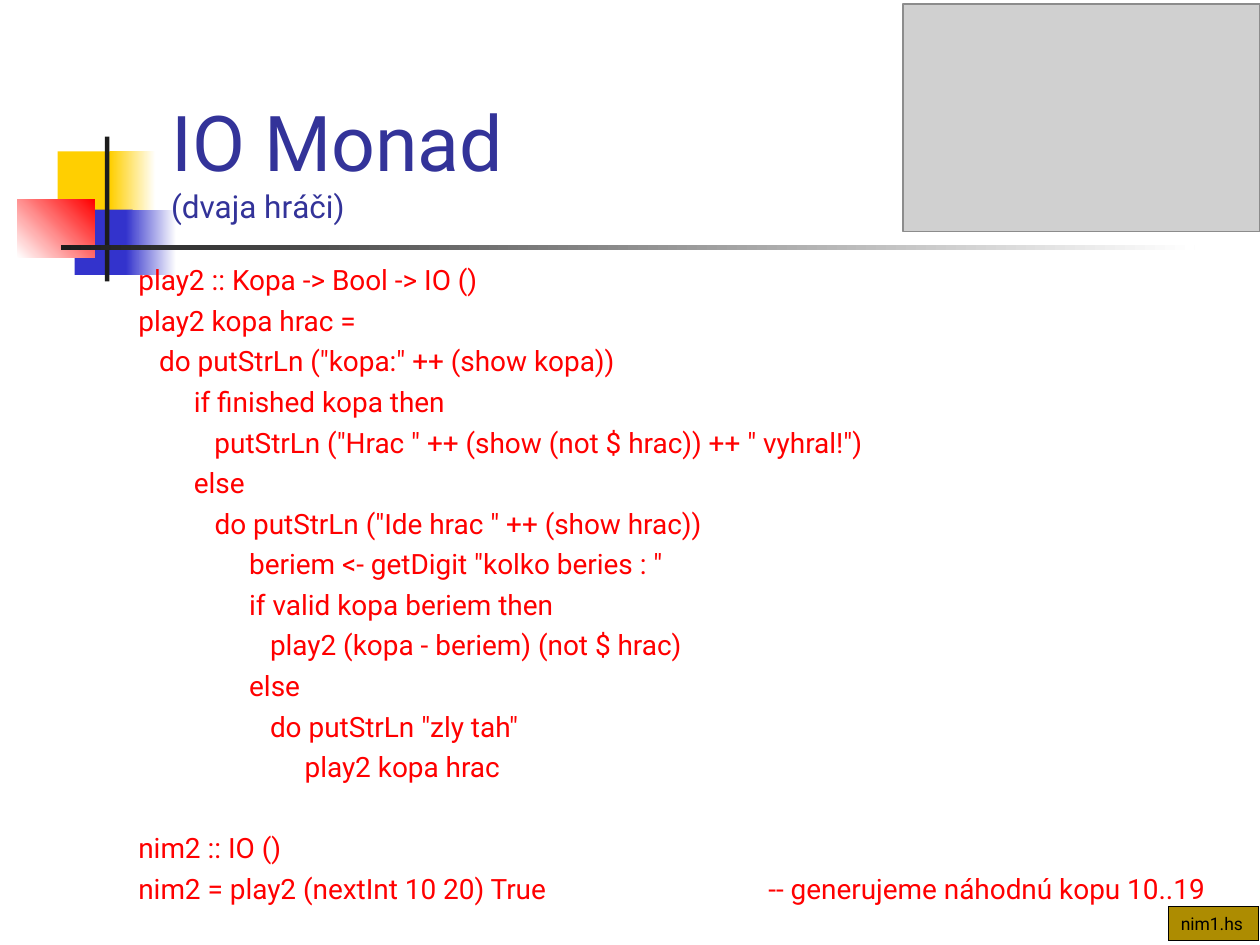
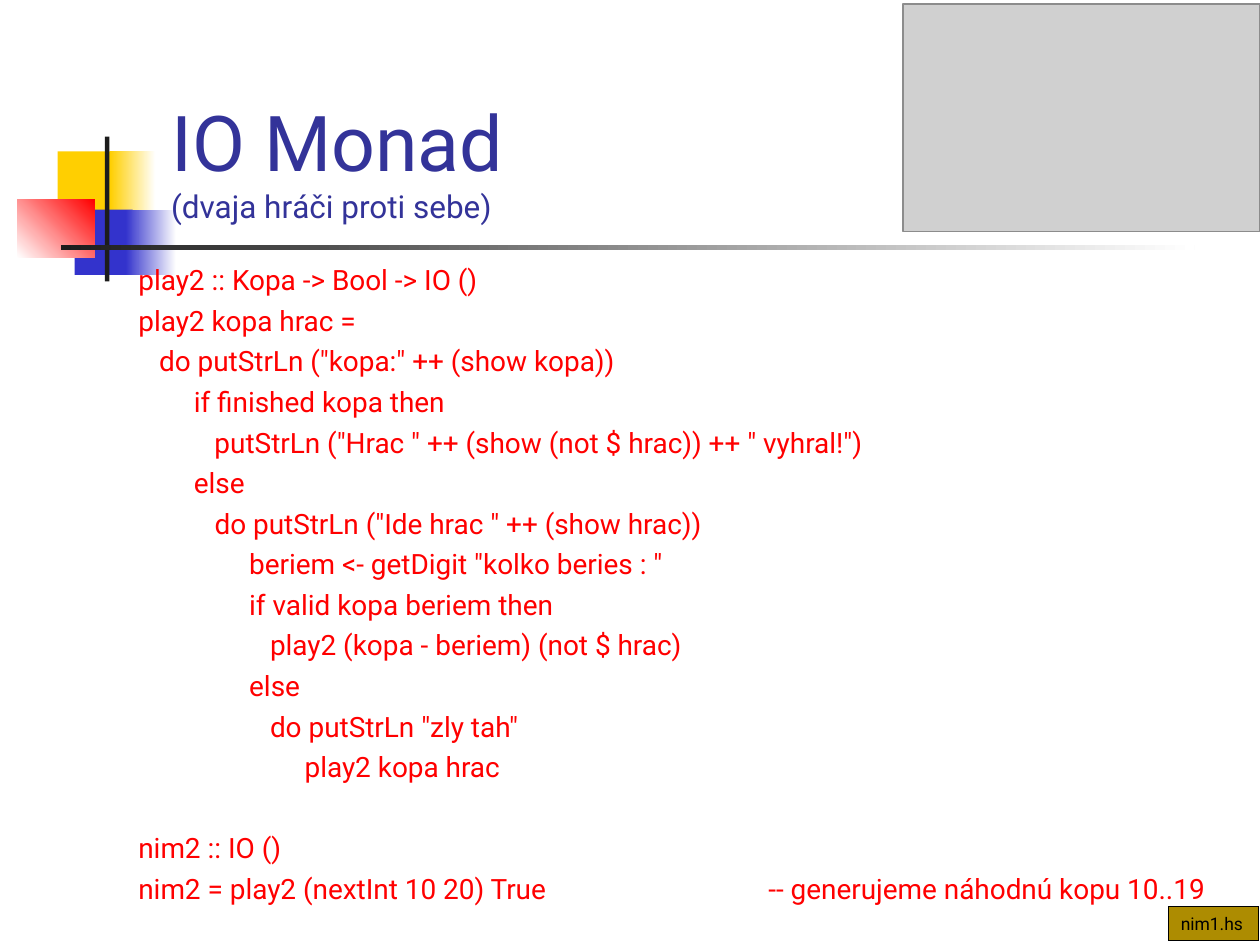
Before and after one commit to Funkcionalne/Prednasky, a slide deck: slide 24 of 12/12_fpro.ppt. Drawn at 1260x945 pixels with LibreOffice and Linux fonts; fonts in the diff are those of the drawing; grey boxes stand for pictures. Boxes give left, top, right and bottom in pixels: in the first picture for what was removed or moved away, otherwise in the second. Text is boxed around its words. In the diff, an @@ line names an element or a change of style, - is before the commit and + after.

```diff
--- a/12/12_fpro.ppt
+++ b/12/12_fpro.ppt
@@ title at box(171, 113, 503, 225): text changed @@
-IO Monad
-(dvaja hráči)
+IO Monad
+(dvaja hráči proti sebe)
```
Also in this commit, not shown: 24 other slides changed, 1 slide added, 5 slides removed, 1 other file.
